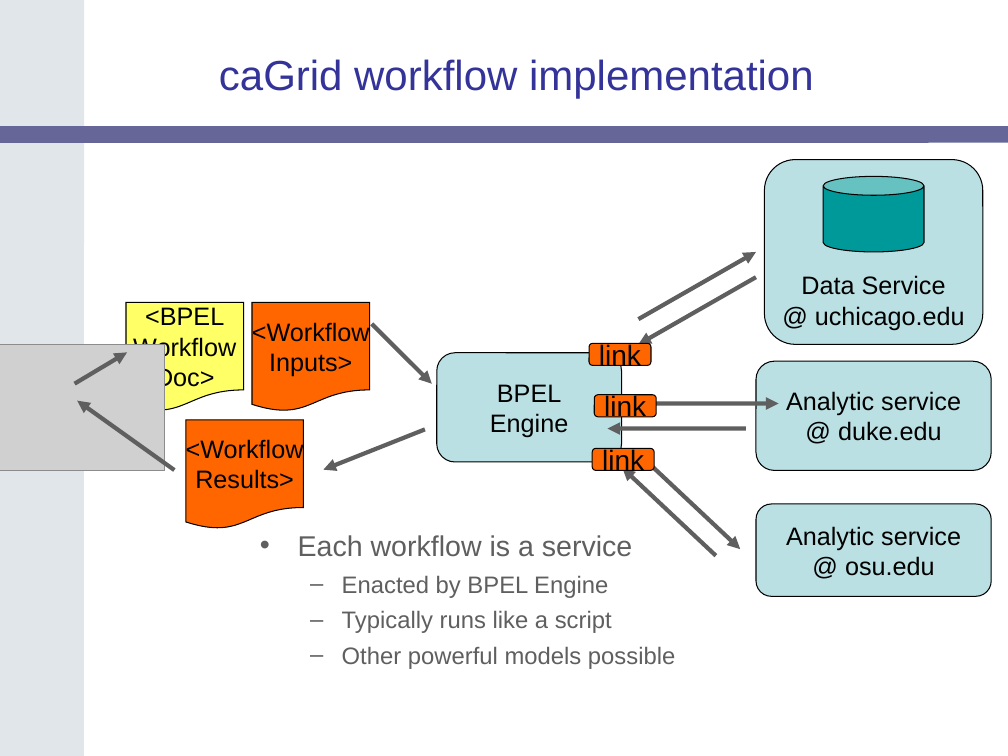
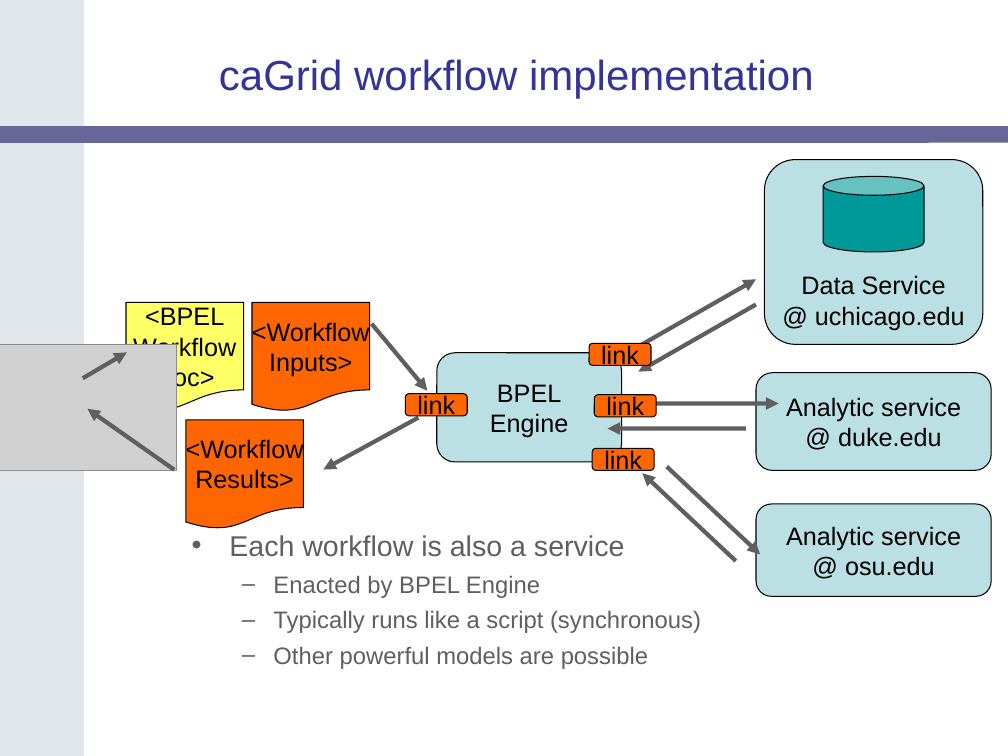
Before and after one commit to NCIP/cagrid-docs, a slide deck: slide 7 of presentations/200604_AnnualMeeting/caGrid-1.0-Demo.ppt. Drawn at 1008x756 pixels with LibreOffice and Linux fonts; fonts in the diff are those of the drawing; grey boxes stand for pictures; background and template pictures are left out. Boxes give left, top, right and bottom in pixels: in the first picture for what was removed or moved away, otherwise in the second. Text is boxed around its words. In the diff, an @@ line names an element or a change of style, - is before the commit and + after.

Commit message:
Updated workflow slides. Updated Argonne team members on Team List slide.

```diff
--- a/presentations/200604_AnnualMeeting/caGrid-1.0-Demo.ppt
+++ b/presentations/200604_AnnualMeeting/caGrid-1.0-Demo.ppt
@@ arrow moved from (638, 320) - (756, 252) to (638, 347) - (756, 279) @@
@@ arrow moved from (431, 384) - (372, 324) to (427, 391) - (372, 324) @@
@@ arrow moved from (756, 277) - (638, 345) to (756, 304) - (638, 372) @@
@@ picture resized from (x1=0, y1=345, x2=165, y2=471) to (x1=0, y1=345, x2=176, y2=471) @@
@@ arrow moved from (127, 353) - (75, 384) to (127, 353) - (83, 378) @@
@@ rounded rectangle "Analytic service" resized from (x1=756, y1=361, x2=991, y2=470) to (x1=756, y1=373, x2=991, y2=471) @@
@@ arrow moved from (174, 470) - (78, 400) to (174, 470) - (88, 409) @@
@@ arrow moved from (324, 470) - (425, 429) to (324, 470) - (418, 417) @@
@@ rounded rectangle added at (x1=405, y1=394, x2=467, y2=416), fill #FF6600, outline #000000 0.74 pt, 18 pt, text #000000 @@
+link
@@ size 20 to 18 pt in 3 elements at (x1=589, y1=344, x2=650, y2=366), (x1=595, y1=395, x2=656, y2=417), (x1=593, y1=449, x2=654, y2=471) @@
@@ arrow moved from (716, 555) - (622, 468) to (736, 561) - (642, 473) @@
@@ arrow moved from (647, 462) - (740, 549) to (666, 467) - (760, 554) @@
@@ text "Each workflow is also a ..." moved from (x1=298, y1=535, x2=675, y2=669) to (x1=229, y1=535, x2=701, y2=669) @@
@@ text at (x1=229, y1=535, x2=624, y2=557): text changed @@
-• Each workflow is a service
+• Each workflow is also a service
@@ text at (x1=273, y1=610, x2=701, y2=669): text changed @@
-  – Typically runs like a script
-  – Other powerful models possible
+  – Typically runs like a script (synchronous)
+  – Other powerful models are possible
```
Also in this commit, not shown: 1 other slide changed, 4 slides added.
